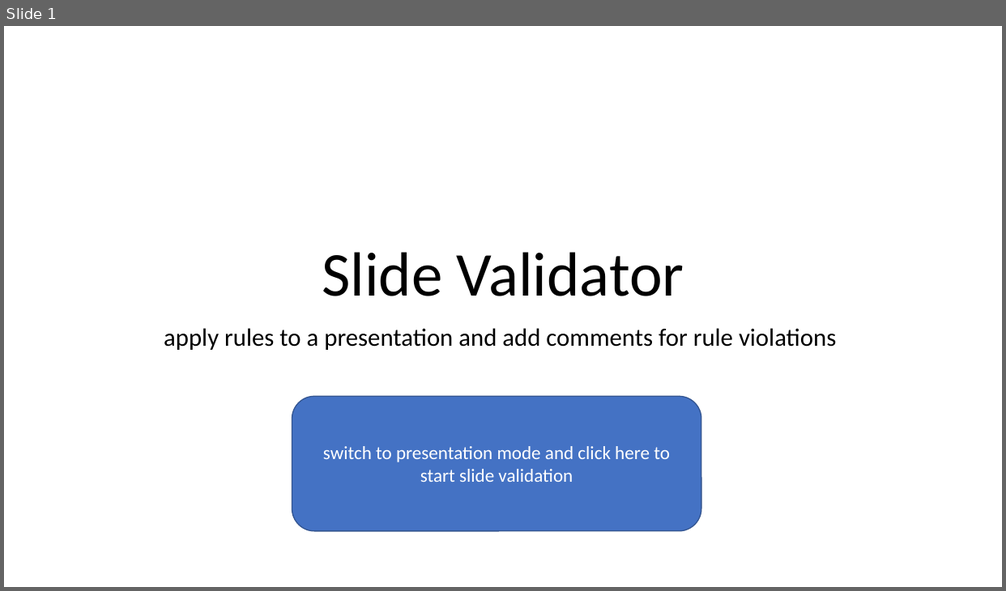
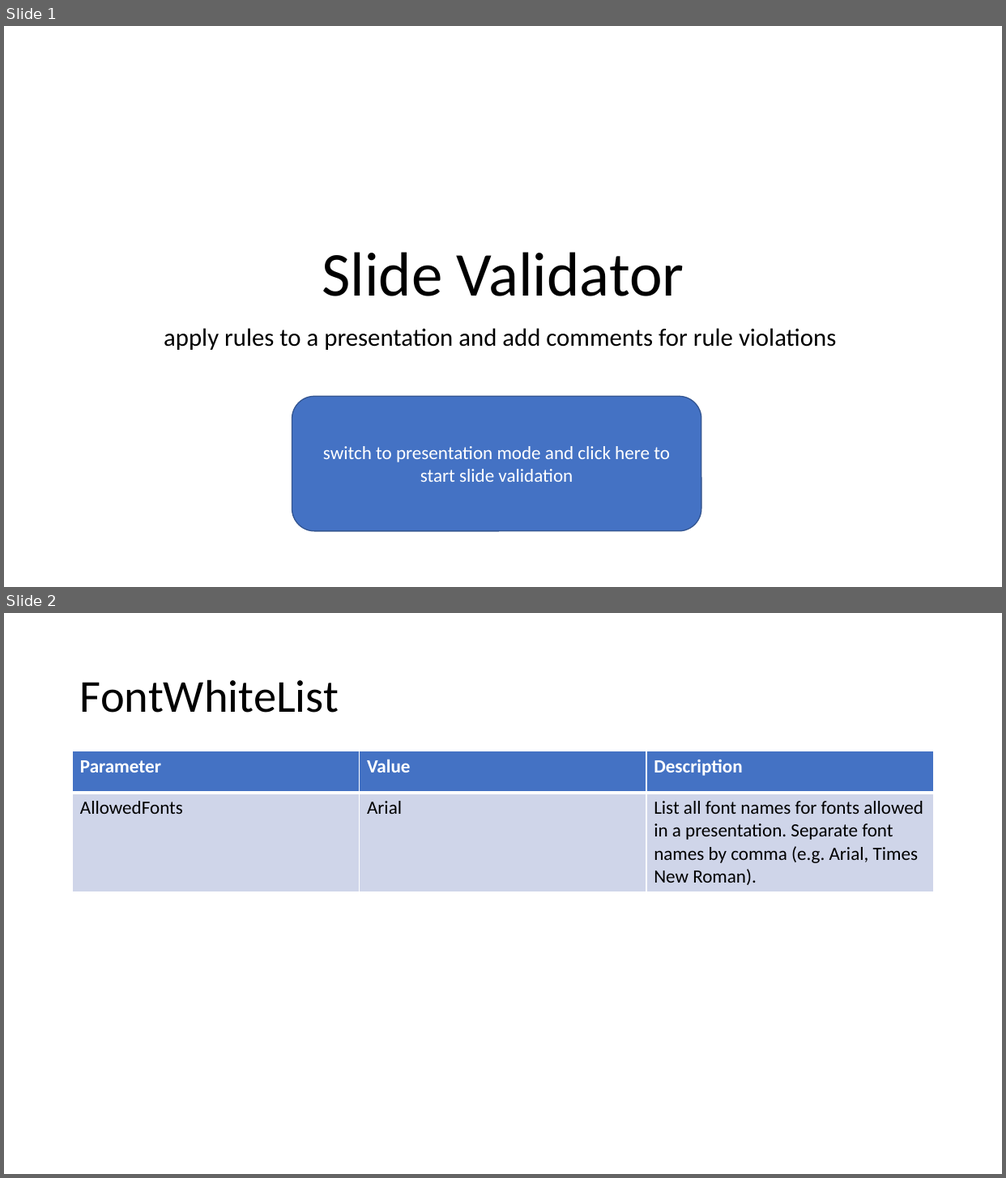
Before and after one commit to mckryton/slide_validator, a slide deck: SlideValidator.pptm. Shown one above the other, each under a label of ours: slide 1 before the commit, slides 1 and 2 after it. The pictures are 1006x591 and 1006x1178 pixels, drawn with LibreOffice and Linux fonts; fonts in the diff are those of the drawing. Boxes give left, top, right and bottom in pixels: in the first picture for what was removed or moved away, otherwise in the second. Text is boxed around its words. In the diff, an @@ line names an element or a change of style, - is before the commit and + after.

```diff
--- a/SlideValidator.pptm
+++ b/SlideValidator.pptm
@@ slide 2 added at (4,613,1002,1174), background #FFFFFF @@
@@ title added at (80,679,339,713), 44 pt, text #000000 @@
+FontWhiteList
@@ table added at (73,752,933,891), 2 rows, 3 columns @@
+Parameter | Value | Description
+AllowedFonts | Arial | List all font names for fonts allowed in a presentation. Separate font names by comma (e.g. Arial, Times New Roman).
```
Also in this commit, not shown: 1 slide removed, 6 other files.
